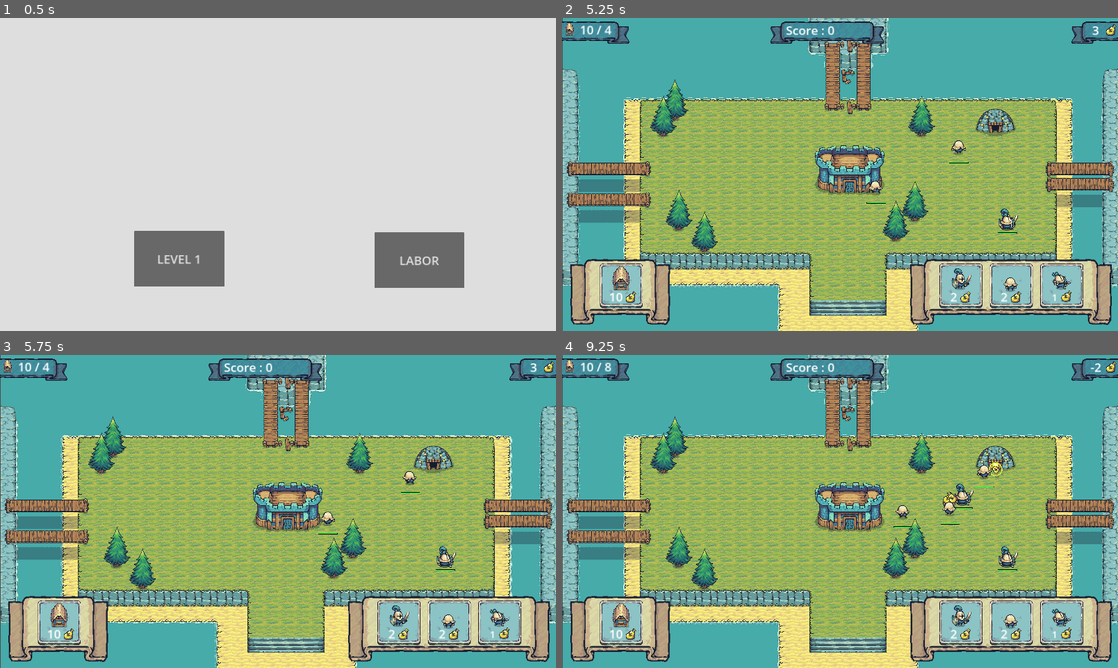
Above: before the commit, frames 1-4 (two rows, left to right).
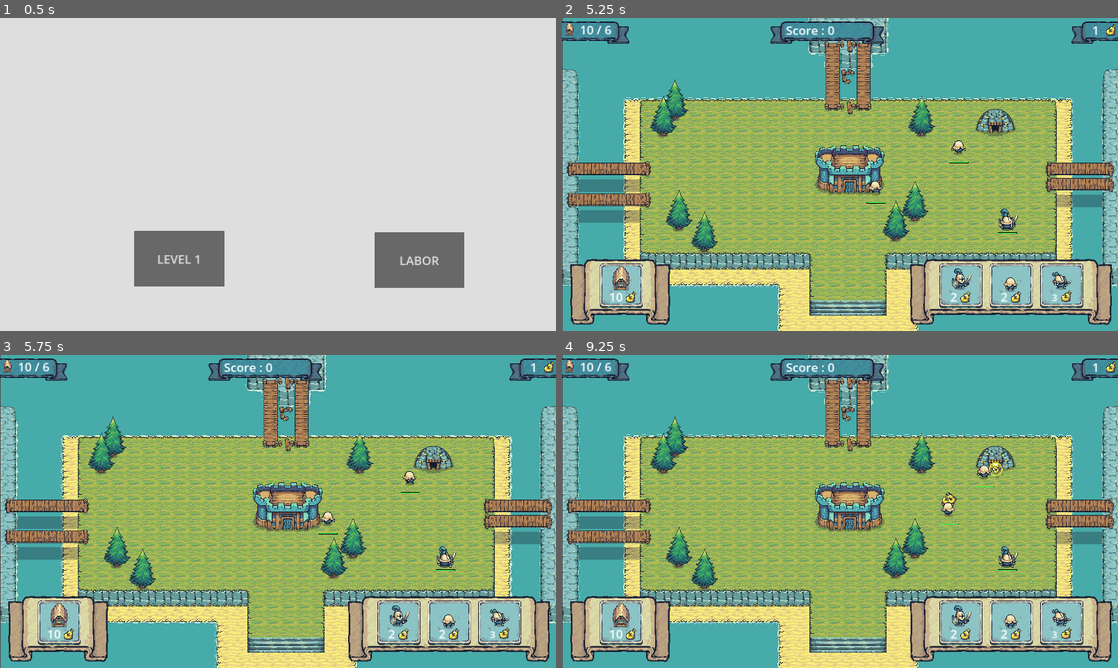
Above: after the commit, the same moments.

Repository: fghwer/Tinyswords
Game: Godot game, scene res://GUI/start.tscn
The game is run twice, just before and just after one commit, with the same random seed, the same clock (stepped at 60 frames per second) and the same inputs.
Inputs (mouse positions are in pixels of both pictures, inside the frame that each line leads up to):
- Up to frame 1 (0.5 s): no input
- Up to frame 2 (5.25 s): click "LEVEL 1" at 0.5 s; click (1012, 287) at 1.25 s; move the mouse to (962, 158) at 2.02 s; hold Right (ui_right) 2.03-2.78 s; click (962, 158) at 2.1 s; move the mouse to (728, 190) at 2.77 s; hold Left (ui_left) 2.78-3.53 s; tap 4 (spawn_archer) at 2.85 s; move the mouse to (895, 105) at 3.52 s; hold Right (ui_right) 3.53-5.03 s; tap 2 (spawn_knight) at 3.6 s; move the mouse to (812, 237) at 4.27 s; tap 3 (spawn_worker) at 4.35 s; move the mouse to (1006, 221) at 5.02 s; hold Left (ui_left) from 5.03 s (still down); click (1006, 221) at 5.1 s
- Up to frame 3 (5.75 s): keep holding Left (ui_left)
- Up to frame 4 (9.25 s): move the mouse to (673, 464) at 5.77 s; tap 4 (spawn_archer) at 5.85, 8.85 s; move the mouse to (867, 511) at 6.52 s; tap 2 (spawn_knight) at 6.6 s; move the mouse to (756, 433) at 7.27 s; release Left (ui_left) at 7.28 s; hold Right (ui_right) from 7.28 s (still down); tap 3 (spawn_worker) at 7.35 s; move the mouse to (962, 495) at 8.02 s; click (962, 495) at 8.1 s; move the mouse to (728, 527) at 8.77 s

Frame 1 is identical in both runs. In frame 2, less than 0.1% of the frame differs, in the area x 7-97%, y 2-91%; in frame 3, less than 0.1%; in frame 4, 0.5%.

Commit message:
Update Game Functions

Diff:
--- a/CollectionCharacters.gd
+++ b/CollectionCharacters.gd
@@ -19,7 +19,7 @@
 var house_to_spawn = null
 var cost_knight = 2
 var cost_worker = 2
-var cost_archer = 1
+var cost_archer = 3
 var cost_house = 10
 
 # Called when the node enters the scene tree for the first time.
@@ -134,6 +134,7 @@
 		worker.init_target_position(target_pos)
 		add_child(worker)
 		Global.Player.gold -= cost_worker
+		Global.Player.population += 1
 
 
 
--- a/Game/Buildings/base_house.gd
+++ b/Game/Buildings/base_house.gd
@@ -23,7 +23,7 @@
 
 # Called every frame. 'delta' is the elapsed time since the previous frame.
 func _process(_delta):
-	life -= 1
+	#life -= 1
 
 	if life < maxlife * 0.50 and not trigger_fire1:
 		$Fire1.visible = true
--- a/Game/Player/knight_nav.gd
+++ b/Game/Player/knight_nav.gd
@@ -14,6 +14,8 @@
 var frame_alt = 0
 var frame_neu = 0
 
+
+
 #const SPEED = 50.0
 #const JUMP_VELOCITY = -400.0
 
@@ -23,7 +25,6 @@
 func _physics_process(_delta):
 
 	$ProgressBar.set_value_no_signal(life*100/maxlife)
-
 
 	#move_and_slide()
 	if player_attack:
@@ -51,6 +52,7 @@
 				if player.life != null:
 					if player.life > 0:
 						player.life -= 100
+
 				player.BloodParticle.emitting = true
 				var blood_direction = Vector3.ZERO
 				blood_direction.x = player.position.x - position.x
@@ -58,6 +60,7 @@
 				player.init_bloodparticles(blood_direction)
 				if player.life <= 0:
 					Global.Player.score += 100
+					print("test - score ")
 					player.queue_free()
 					var i_olb = 0
 					for _i in $attack_area.get_overlapping_bodies():
--- a/Userdata/Global.gd
+++ b/Userdata/Global.gd
@@ -4,13 +4,13 @@
 
 
 func _process(delta):
-	if Player.score >= 100:
+	if Player.score >= 1000 && Player.level == 1:
 		level_up()
 
 
 func level_up():
 	Player.level += 1
-	Player.score = 0
+	#Player.score = 0
 	# show upgrade scne
 	#pause game
 	print("level Up")
@@ -25,6 +25,7 @@
 	get_node("/root/Level_nav/CollectionCharacters/UpgradeBanner").visible = false
 	get_tree().paused = false
 
+
 func _on_update_button_2_pressed():
 	print("test2")
 	get_node("/root/Level_nav/CollectionCharacters/UpgradeBanner").visible = false
--- a/Userdata/UserClass.gd
+++ b/Userdata/UserClass.gd
@@ -5,7 +5,7 @@
 
 var gold = null
 var life = null
-var level = 1
+var level = null
 var score = null
 var populationMax = null
 var population = null
@@ -15,6 +15,7 @@
 	print("user erstellt")
 	self.gold = 100
 	self.life = 3
+	self.level = 1
 	self.score = 0
 	self.life = 0
 	self.population = 0
